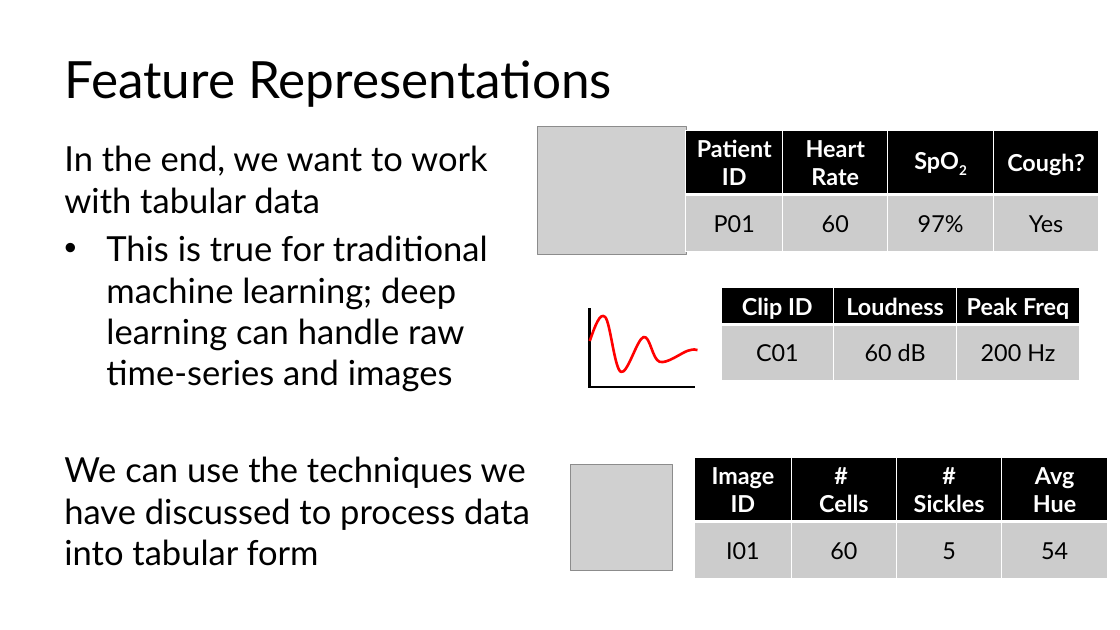
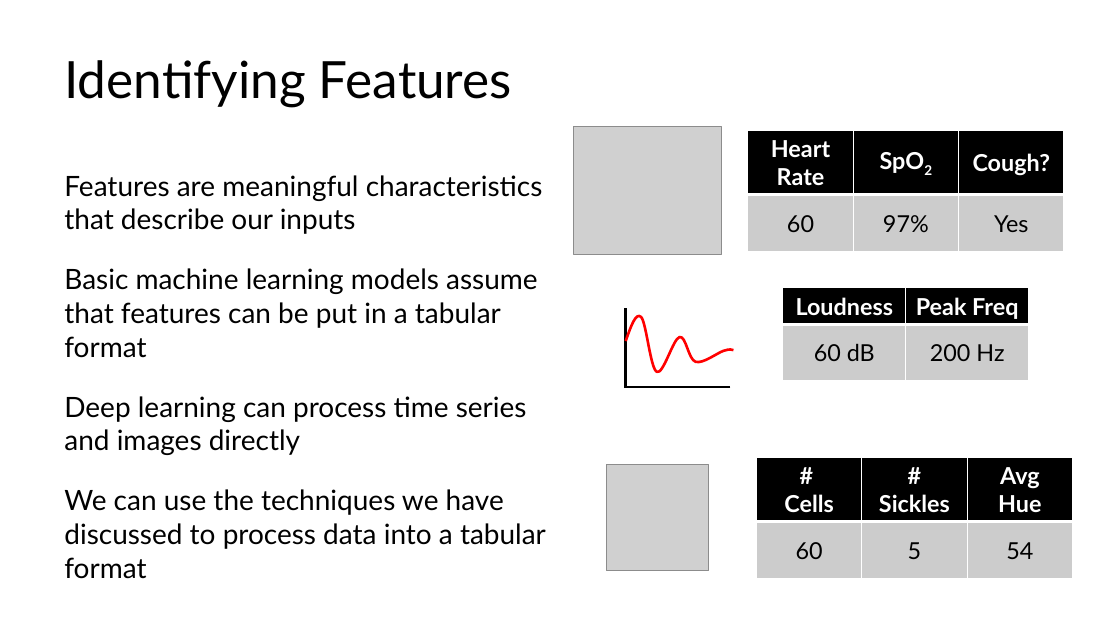
Before and after one commit to C4M-UofT/C4M-UofT.github.io, a slide deck: slide 11 of lectures/module3/3-1_ml_workflow/MachineLearning_tutorial.pptx (slide 10 before the commit). Drawn at 1120x630 pixels with LibreOffice and Linux fonts; fonts in the diff are those of the drawing; grey boxes stand for pictures. Boxes give left, top, right and bottom in pixels: in the first picture for what was removed or moved away, otherwise in the second. Text is boxed around its words. In the diff, an @@ line names an element or a change of style, - is before the commit and + after.

```diff
--- a/lectures/module3/3-1_ml_workflow/MachineLearning_tutorial.pptx
+++ b/lectures/module3/3-1_ml_workflow/MachineLearning_tutorial.pptx
@@ title at (64, 60, 512, 108): text changed @@
-Feature Representations
+Identifying Features
@@ table at (748, 130, 1063, 251) @@
-column 1: Patient ID | P01
@@ table: place and size @@
-table at (686, 130, 1098, 251)
+table at (748, 130, 1063, 251)
@@ text at (64, 175, 546, 579): text changed; size 29.6 to 24 pt @@
-In the end, we want to work with tabular data
-• This is true for traditional machine learning; deep learning can handle raw time-series and images
-We can use the techniques we have discussed to process data into tabular form
+Features are meaningful characteristics that describe our inputs
+Basic machine learning models assume that features can be put in a tabular format
+Deep learning can process time series and images directly
+We can use the techniques we have discussed to process data into a tabular format
@@ table at (783, 288, 1028, 409) @@
-column 1: Clip ID | C01
@@ table: place and size @@
-table at (721, 288, 1079, 409)
+table at (783, 288, 1028, 409)
@@ 2 pictures, 2 lines, 1 freeform shape: place and size @@
-2 pictures, 2 lines, 1 freeform shape at (538, 127, 697, 571)
+2 pictures, 2 lines, 1 freeform shape at (573, 127, 734, 571)
@@ table at (757, 457, 1072, 578) @@
-column 1: Image ID | I01
@@ table: place and size @@
-table at (695, 457, 1107, 578)
+table at (757, 457, 1072, 578)
```
Also in this commit, not shown: 26 other slides changed, 6 slides added, 1 other file.
